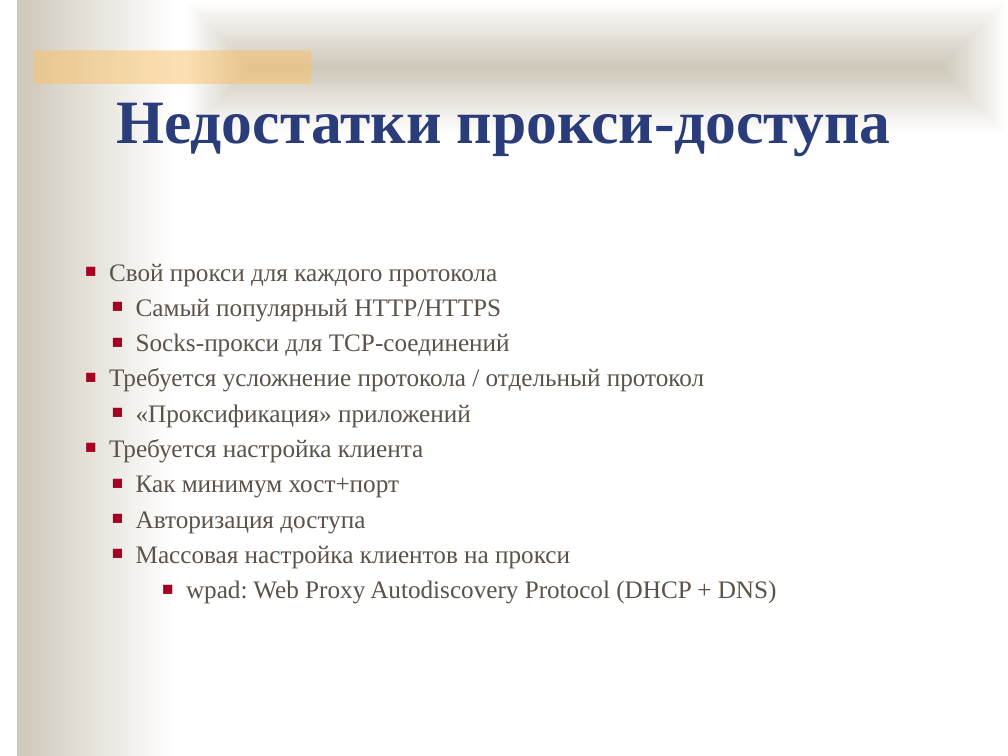
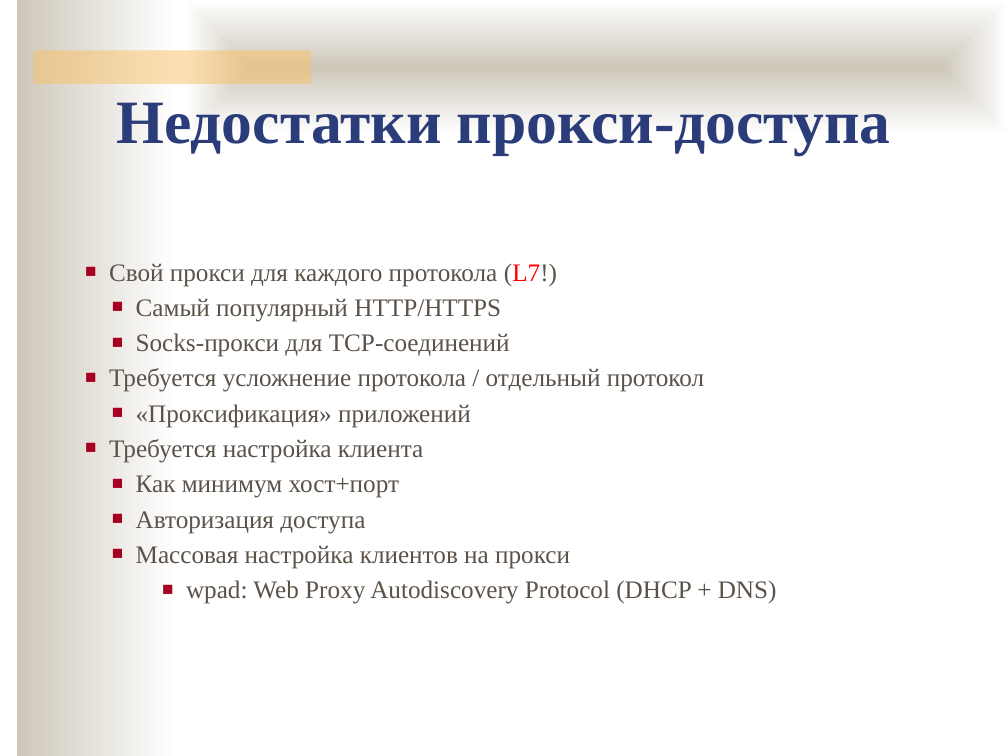
Before and after one commit to ukoloff/nets, a slide deck: slide 6 of lecture/nat.pptx. Drawn at 1008x756 pixels with LibreOffice and Linux fonts; fonts in the diff are those of the drawing; background and template pictures are left out. Boxes give left, top, right and bottom in pixels: in the first picture for what was removed or moved away, otherwise in the second. Text is boxed around its words. In the diff, an @@ line names an element or a change of style, - is before the commit and + after.

Commit message:
Finish NAT slides

```diff
--- a/lecture/nat.pptx
+++ b/lecture/nat.pptx
@@ text at (109,264,557,287): text changed @@
-■ Свой прокси для каждого протокола
+■ Свой прокси для каждого протокола (L7!)
```
Also in this commit, not shown: 3 other slides changed, 7 slides added.
